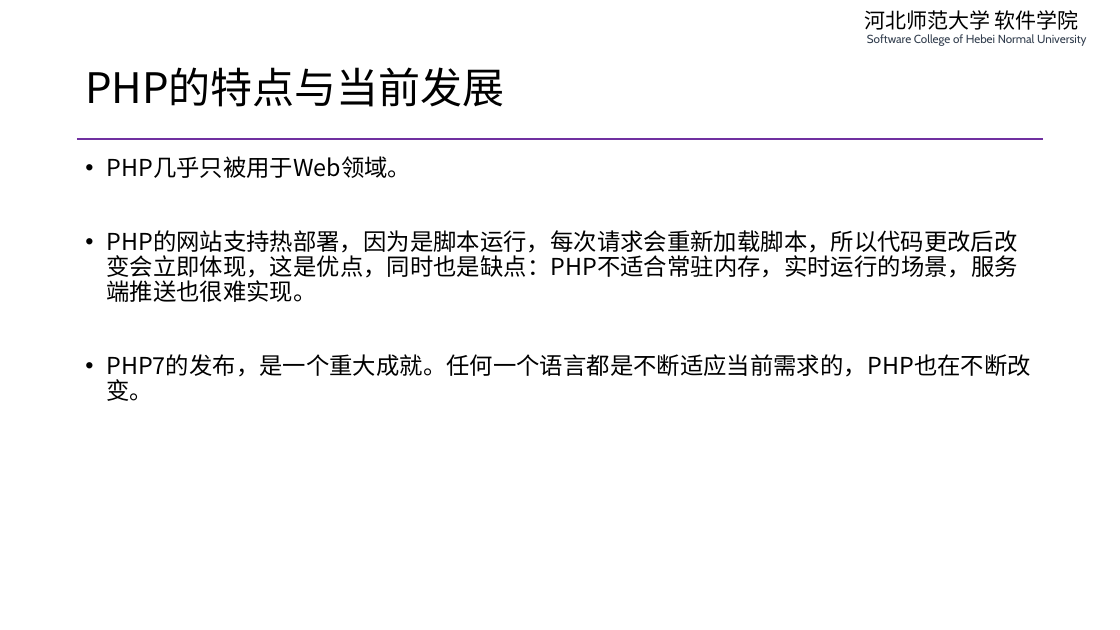
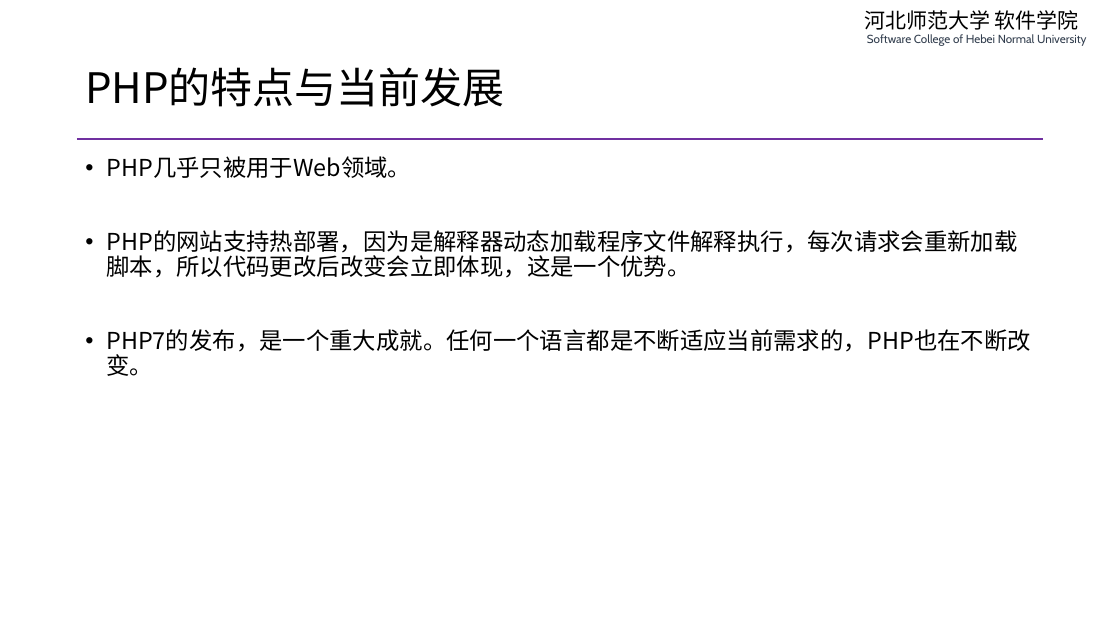
Before and after one commit to edu2act/course-php-serverside-development-on-linux, a slide deck: slide 5 of materials/slides/ch01-review-and-linux.pptx. Drawn at 1120x630 pixels with LibreOffice and Linux fonts; fonts in the diff are those of the drawing. Boxes give left, top, right and bottom in pixels: in the first picture for what was removed or moved away, otherwise in the second. Text is boxed around its words. In the diff, an @@ line names an element or a change of style, - is before the commit and + after.

```diff
--- a/materials/slides/ch01-review-and-linux.pptx
+++ b/materials/slides/ch01-review-and-linux.pptx
@@ text at [106, 230, 1017, 278]: text changed @@
-• PHP的网站支持热部署，因为是脚本运行，每次请求会重新加载脚本，所以代码更改后改变会立即体现，这是优点，同时也是缺点：PHP不适合常驻内存，实时运行的场景，服务端推送也很难实现。
+• PHP的网站支持热部署，因为是解释器动态加载程序文件解释执行，每次请求会重新加载脚本，所以代码更改后改变会立即体现，这是一个优势。
```
Also in this commit, not shown: 2 other slides changed, 2 slides added, 2 slides removed, 2 other files.
